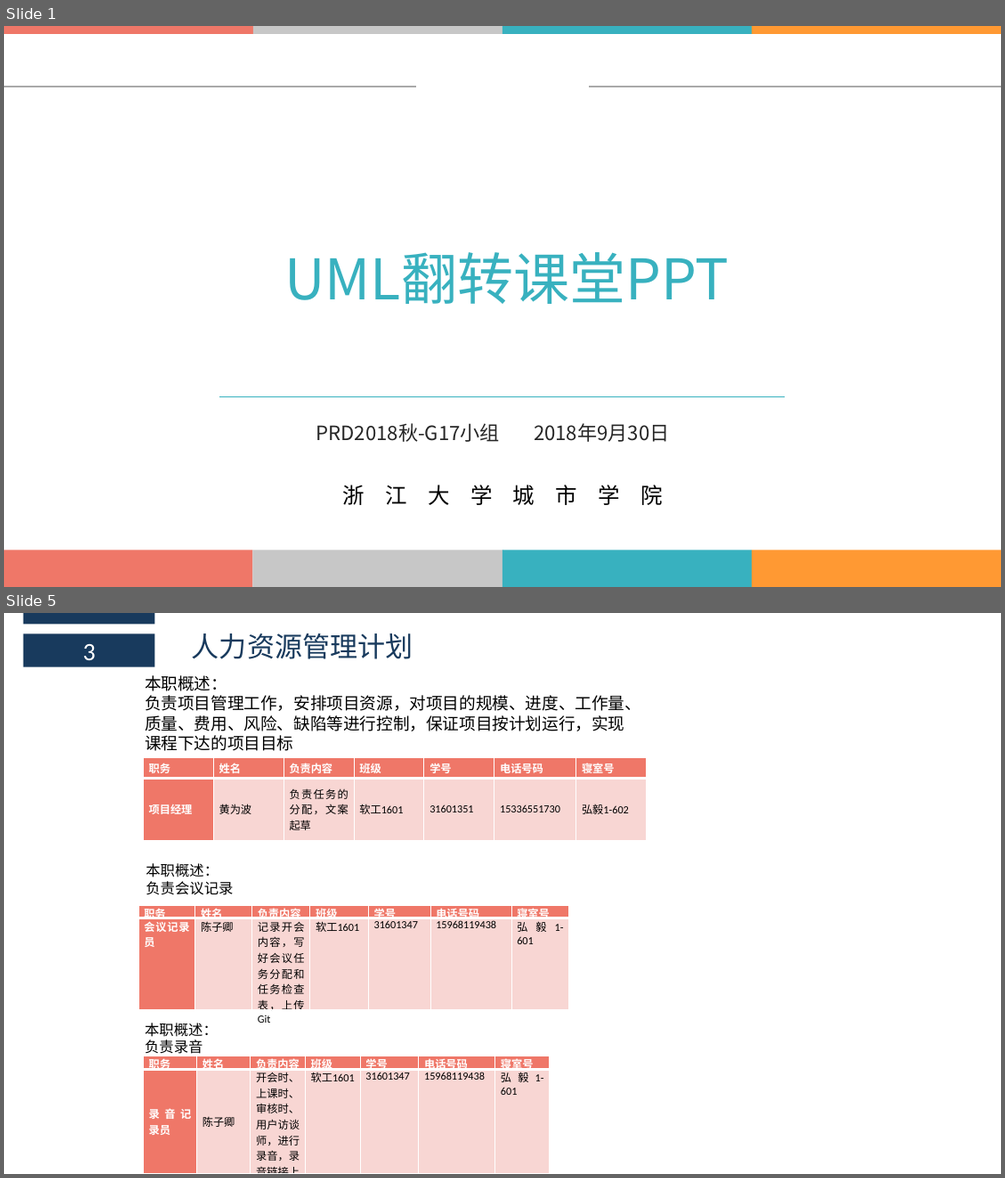
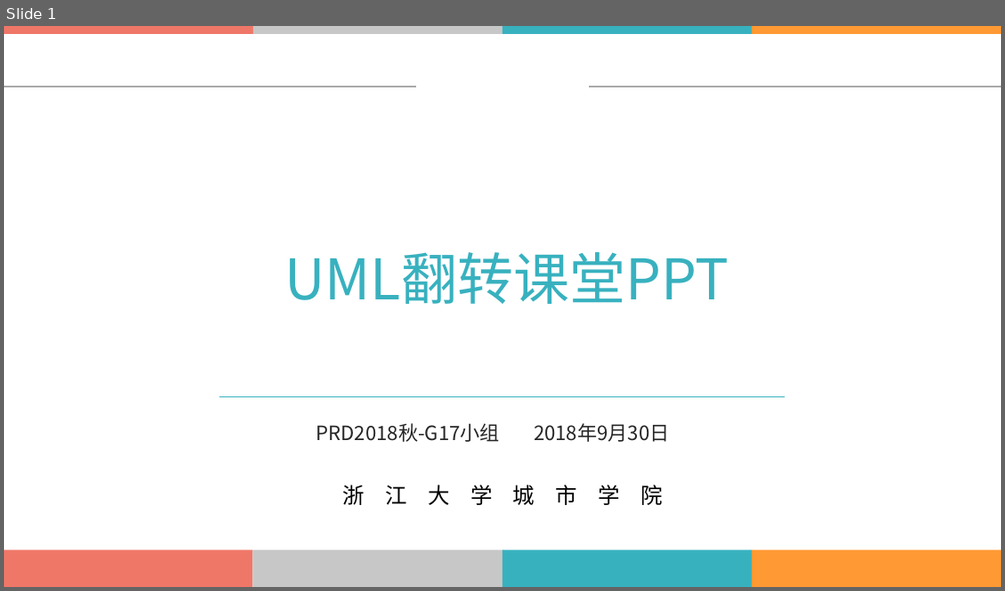
Before and after one commit to boboHh/AssistantTeaching, a slide deck: 非受控文档/01-江亮儒/PRD2018-G11-UML图.pptx. Shown one above the other, each under a label of ours: slides 1 and 5 before the commit, slide 1 after it; the slides between them are not shown. The pictures are 1005x1178 and 1005x591 pixels, drawn with LibreOffice and Linux fonts; fonts in the diff are those of the drawing; background and template pictures are left out. Boxes give left, top, right and bottom in pixels: in the first picture for what was removed or moved away, otherwise in the second. Text is boxed around its words. In the diff, an @@ line names an element or a change of style, - is before the commit and + after.

Commit message:
上传UML图PPT的初步编写

```diff
--- a/非受控文档/01-江亮儒/PRD2018-G11-UML图.pptx
+++ b/非受控文档/01-江亮儒/PRD2018-G11-UML图.pptx
@@ slide 5 removed at [4,613,1001,1174], background #FFFFFF @@
@@ rectangle removed at [24,613,155,625] @@
@@ rectangle removed at [24,634,155,666] @@
-3
@@ text removed at [192,633,413,659] @@
-人力资源管理计划
@@ text removed at [145,675,641,751] @@
-本职概述：
-负责项目管理工作，安排项目资源，对项目的规模、进度、工作量、质量、费用、风险、缺陷等进行控制，保证项目按计划运行，实现课程下达的项目目标
@@ table removed at [143,758,647,840], 2 rows, 7 columns @@
-职务 | 姓名 | 负责内容 | 班级 | 学号 | 电话号码 | 寝室号
-项目经理 | 黄为波 | 负责任务的分配，文案起草 | 软工1601 | 31601351 | 15336551730 | 弘毅1-602
@@ text removed at [146,863,233,895] @@
-本职概述：
-负责会议记录
@@ table removed at [138,906,569,1122], 2 rows, 7 columns @@
-职务 | 姓名 | 负责内容 | 班级 | 学号 | 电话号码 | 寝室号
-会议记录员 | 陈子卿 | 记录开会内容，写好会议任务分配和任务检查表，上传Git | 软工1601 | 31601347 | 15968119438 | 弘毅1-601
@@ text removed at [145,1022,218,1057] @@
-本职概述：
-负责录音
@@ table removed at [143,1056,550,1174], 2 rows, 7 columns @@
-职务 | 姓名 | 负责内容 | 班级 | 学号 | 电话号码 | 寝室号
-录音记录员 | 陈子卿 | 开会时、上课时、审核时、用户访谈师，进行录音，录音链接上传Git | 软工1601 | 31601347 | 15968119438 | 弘毅1-601
```
Also in this commit, not shown: 2 slides changed, 22 slides added, 14 other slides removed, 1 other file.
